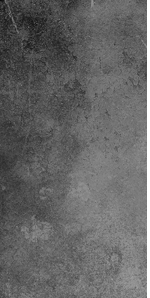
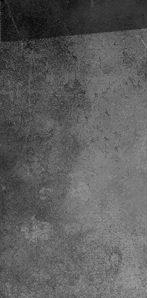
Layer changes from the first 150×298 image to the second:
added layer "behind Logo" (1st of 2) (50%) above "behind Logo" over [1, 0, 147, 43]
